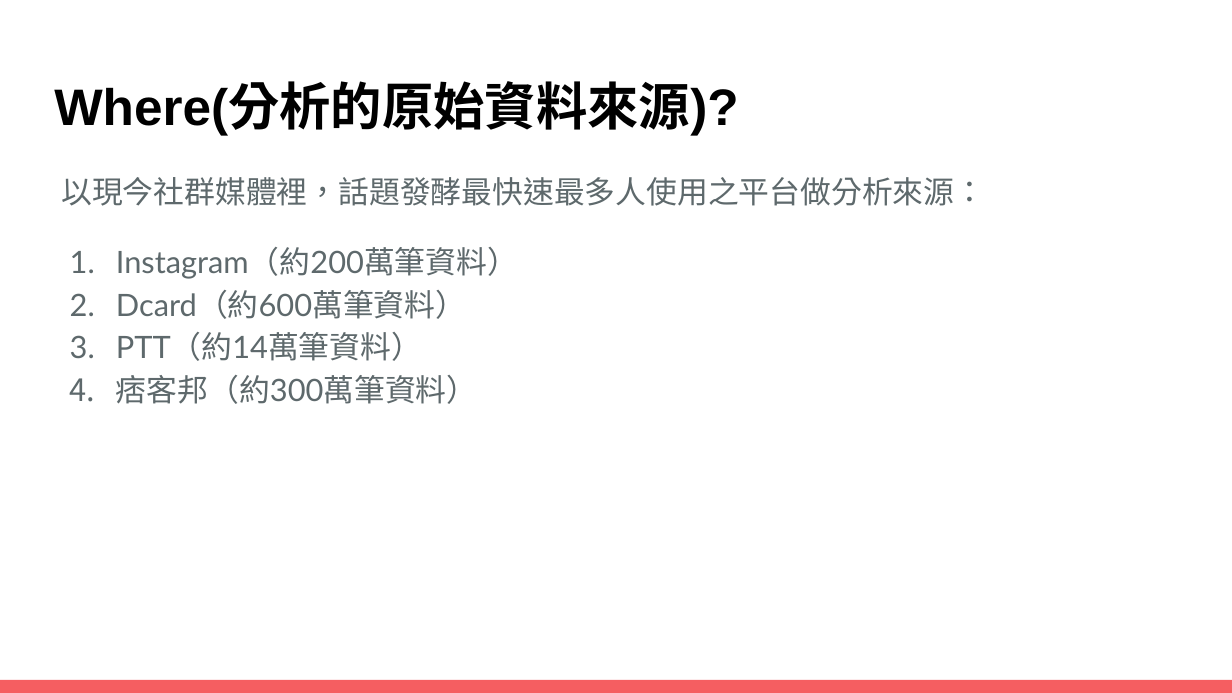
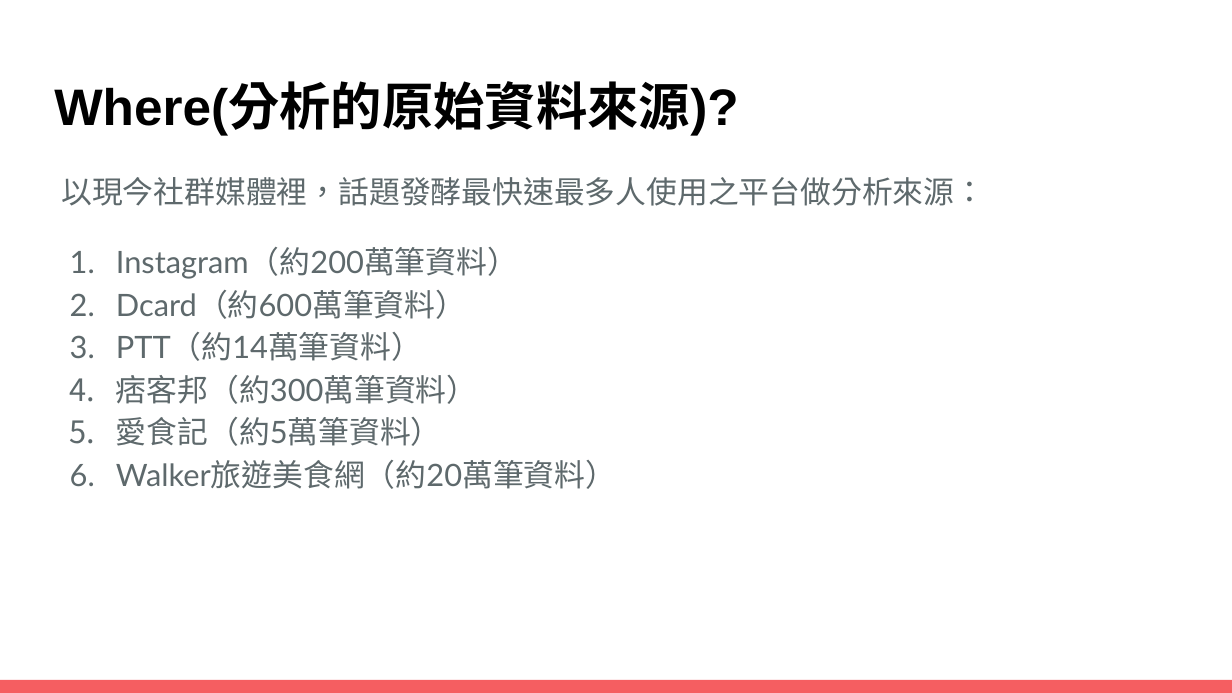
Before and after one commit to cck0812/food-bot, a slide deck: slide 4 of DB104.pptx. Drawn at 1232x693 pixels with LibreOffice and Linux fonts; fonts in the diff are those of the drawing. Boxes give left, top, right and bottom in pixels: in the first picture for what was removed or moved away, otherwise in the second. Text is boxed around its words. In the diff, an @@ line names an element or a change of style, - is before the commit and + after.

```diff
--- a/DB104.pptx
+++ b/DB104.pptx
@@ text at (116, 417, 616, 489): paragraphs added @@
+5. 愛食記（約5萬筆資料）
+6. Walker旅遊美食網（約20萬筆資料）
```
Also in this commit, not shown: 1 slide added, 1 slide removed, 2 other files.
